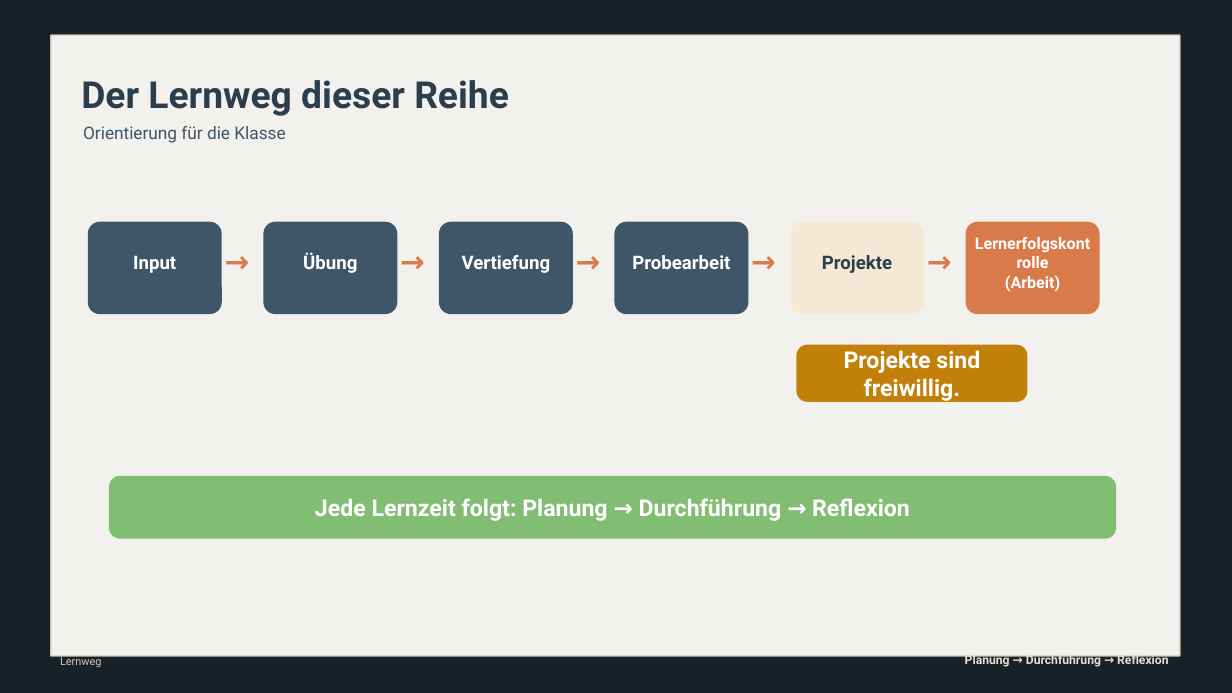
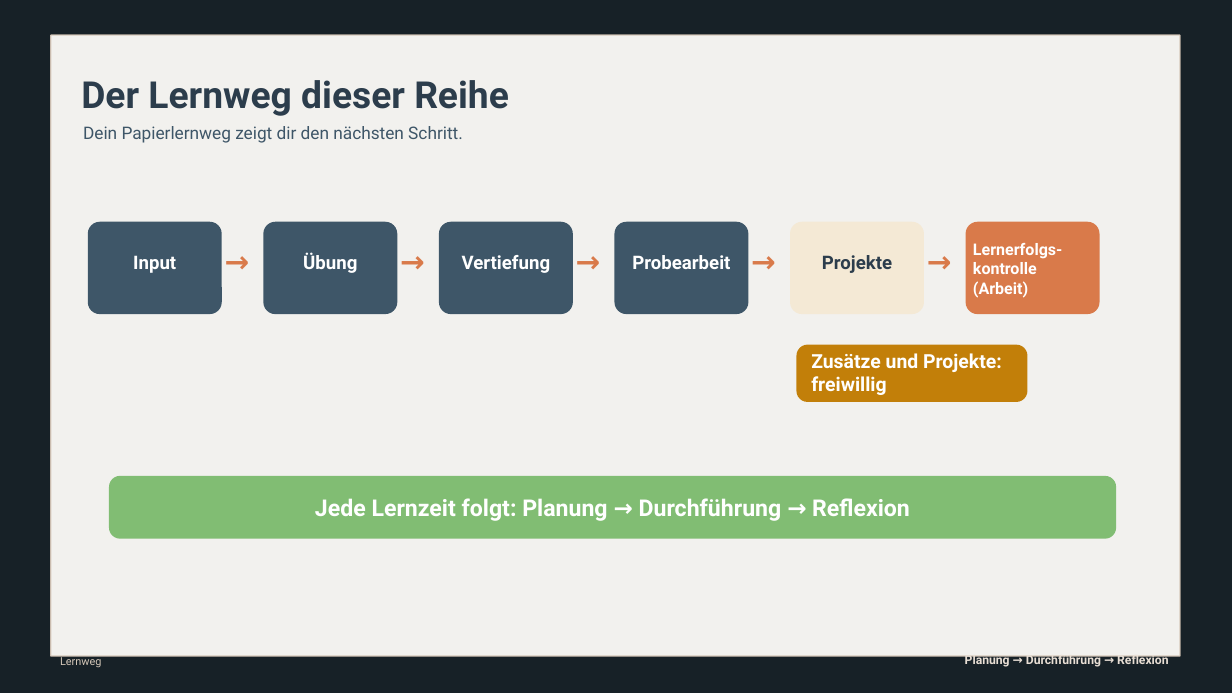
Before and after one commit to technikerleben/d5ur1-wunschbriefe, a slide deck: slide 2 of praesentationen/Impulse_Wunschbriefe_SRL_Mathe.pptx. Drawn at 1232x693 pixels with LibreOffice and Linux fonts; fonts in the diff are those of the drawing; background and template pictures are left out; a plain dark background stands for a picture behind light text. Boxes give left, top, right and bottom in pixels: in the first picture for what was removed or moved away, otherwise in the second. Text is boxed around its words. In the diff, an @@ line names an element or a change of style, - is before the commit and + after.

Commit message:
Schritt 8: Impulse, A3-Cockpit und Materialübersichten mit Papierlernweg angleichen

```diff
--- a/praesentationen/Impulse_Wunschbriefe_SRL_Mathe.pptx
+++ b/praesentationen/Impulse_Wunschbriefe_SRL_Mathe.pptx
@@ text at box(83, 126, 463, 143): text changed @@
-Orientierung für die Klasse
+Dein Papierlernweg zeigt dir den nächsten Schritt.
@@ text "Lernerfolgs-": place and size @@
-text "Lernerfolgs-" at box(1005, 275, 1060, 292)
+text "Lernerfolgs-" at box(973, 243, 1062, 298)
@@ text at box(973, 243, 1062, 274): text changed @@
-Lernerfolgskontrolle
+Lernerfolgs-
+kontrolle
@@ text at box(973, 281, 1028, 298): alignment centre to left @@
@@ text at box(811, 353, 1002, 395): text changed; size 18 to 15.1 pt @@
-Projekte sind freiwillig.
+Zusätze und Projekte:
+freiwillig
```
Also in this commit, not shown: 23 other slides changed, 8 other files.
